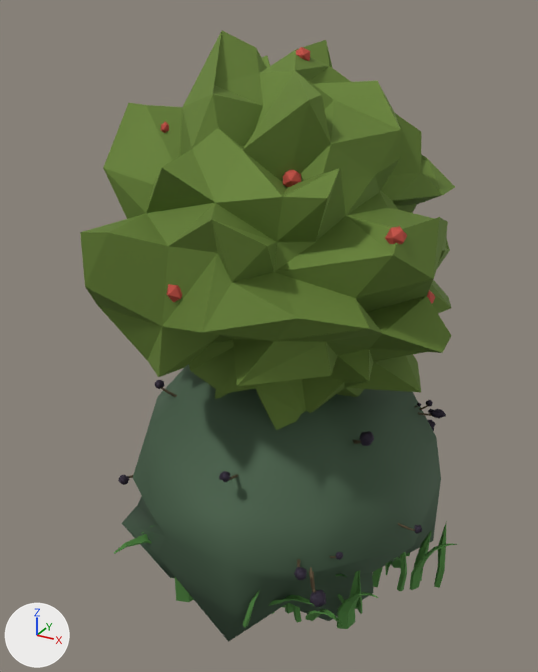
What one commit did to the FBX model Assets/Models/Grass.fbx.
One viewpoint serves both versions: a camera (50 mm lens) standing at (0.943, -1.802, 1.599) and looking at (-0.061, 0.024, 0.686). The lights are fixed; the arrows at lower left show +X, +Y and +Z. Where no turn or scale is listed for an object, it has been applied to the vertices.

The first picture shows 'Bramble', 'group7_pasted__group5_pasted__pasted__group2_pasted__pa_1873054', 'pCylinder2'.
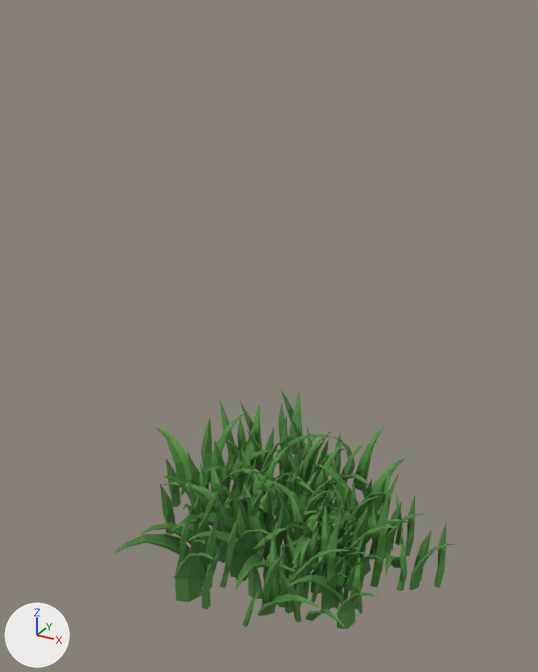
Where the newer file only moved an object's origin or applied its transform, the numbers keep the older frame.

Where the change shows, as pixel boxes [x1, y1, x2, y2] in the pictures (538 x 672 px):
'pCylinder2', deleted (green)
    before: [80, 31, 455, 430]
    faces in mat_leaves_005 (green #708b3d): [80, 31, 455, 430]
    faces in mat_berries_001 (red #c95649): [160, 47, 435, 303]
'Bramble', deleted (green)
    before: [118, 364, 446, 642]
'group7_pasted__group5_pasted__pasted__group2_pasted__pa_1873054', unchanged, uncovered by the edit
    before: [114, 523, 457, 629]
    after: [114, 389, 457, 629]

Edits to the bpy script that builds the scene:
```text
Remove ob_pcylinder2:
    ob_pcylinder2 = bpy.data.objects.new('pCylinder2', me_mesh)
    ob_pcylinder2.location = (-0.007, -0.003, -0.092)
Remove ob_bramble:
    ob_bramble = bpy.data.objects.new('Bramble', me_mesh_005)
    ob_bramble.location = (0.0, 0.0, 0.0)
```
